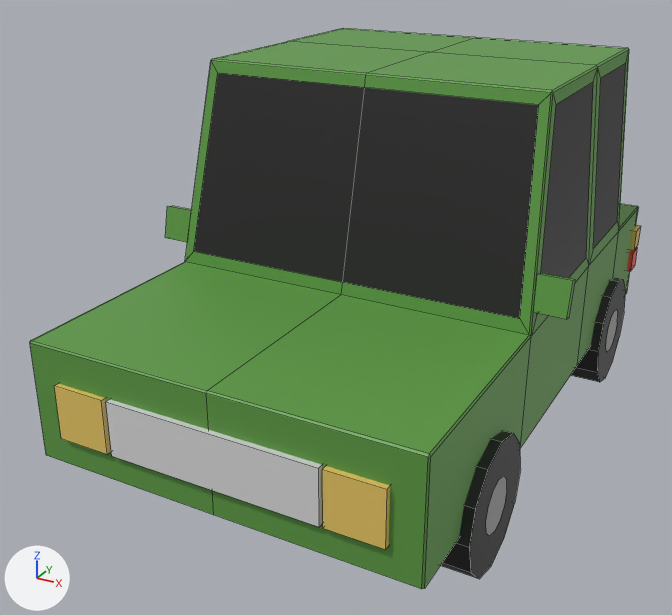
What one commit did to the FBX model Assets/Car ai/Models/Cars/car1.fbx.
One viewpoint serves both versions: a camera (50 mm lens) standing at (1.52, -3.21, 2.04) and looking at (-0.14, -0.18, 0.52). Lighting does not change. The marker at lower left points along +X, +Y and +Z. Mesh edges are drawn as thin lines. Where no turn or scale is listed for an object, it has been applied to the vertices.

The first picture shows 'Car1', 'Wheel.BL', 'Wheel.FL'.
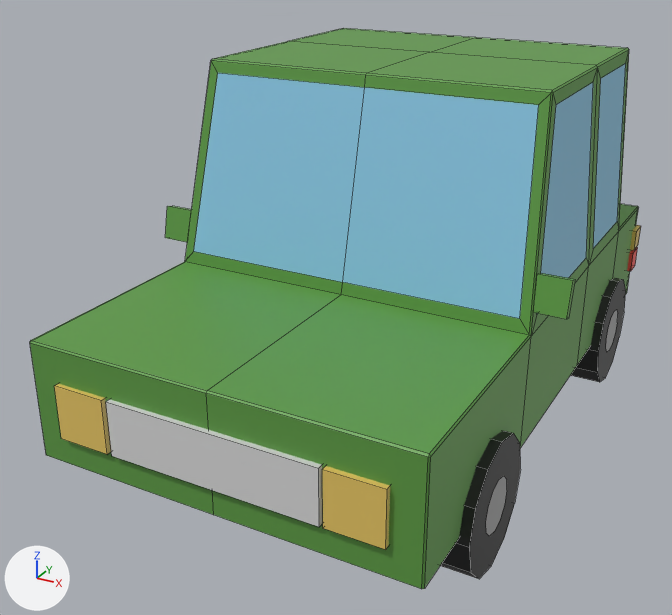
Changed parts and their boxes [x1, y1, x2, y2] in the pictures (672 x 615 px):
part 1 of me_cube_001, recoloured (black to blue)
    both: [194, 63, 626, 319]

Patch to the scene script:
```diff
--- a/Assets/Car ai/Models/Cars/car1.fbx.py
+++ b/Assets/Car ai/Models/Cars/car1.fbx.py
@@ mat_window @@
+mat_window = principled_material('window')
+mat_window.base_color = (0.26, 0.585, 0.8)  # blue #8bc9e7
+mat_window.roughness = 0.4
@@ me_cube_001 @@
 me_cube_001.from_pydata(...)  # 168 vertices, 149 faces; spans x -0.84..0.84, y -1.27..1.26, z 0.24..1.47
 # used by ob_car1; location = (0.0, 0.0, 0.0)
+# me_cube_001 part 1: all 7 faces that had it switch from mat_black (black #202020) to mat_window (blue #8bc9e7)
 me_cube_001.materials.append(mat_car_color)
```
